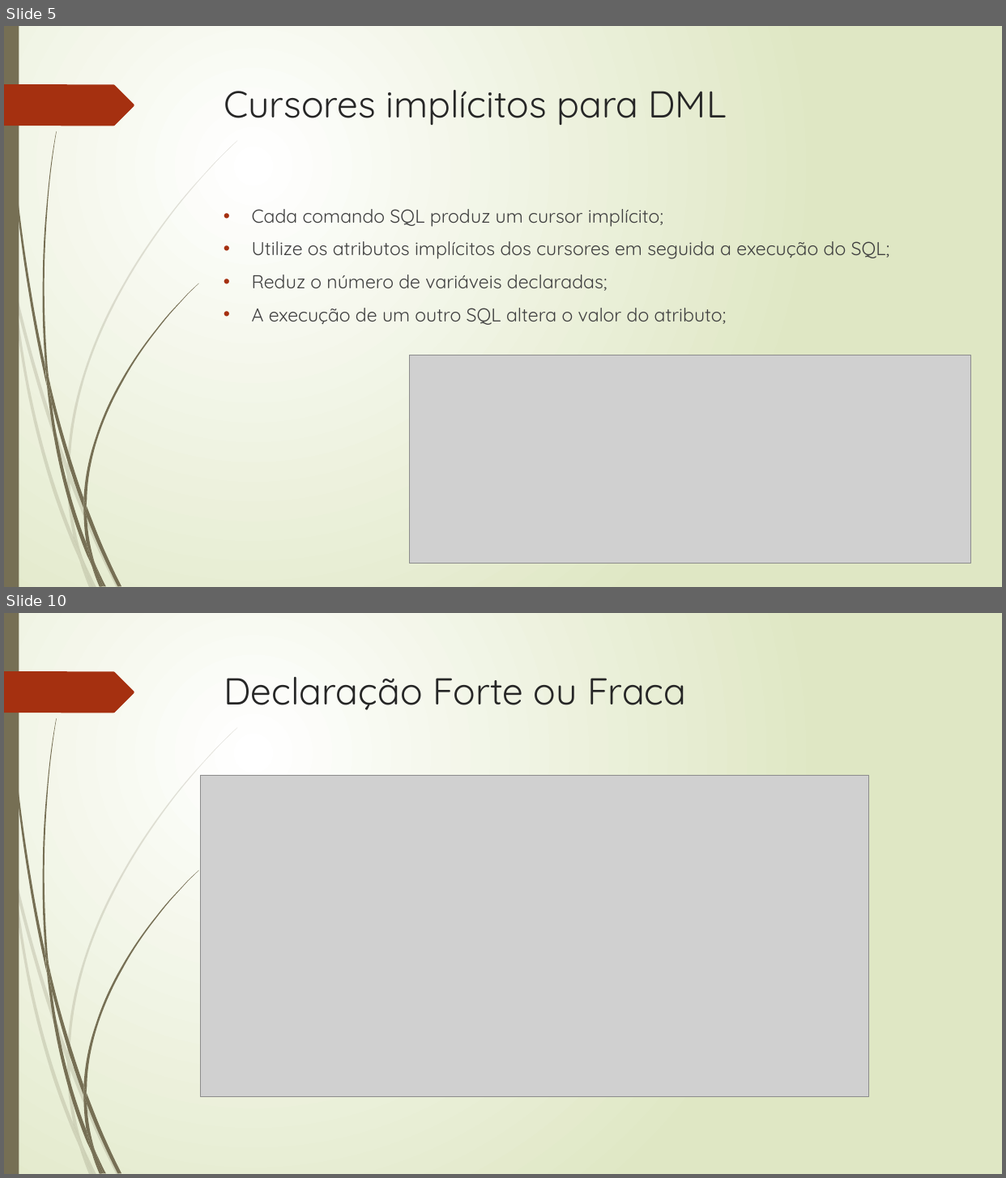
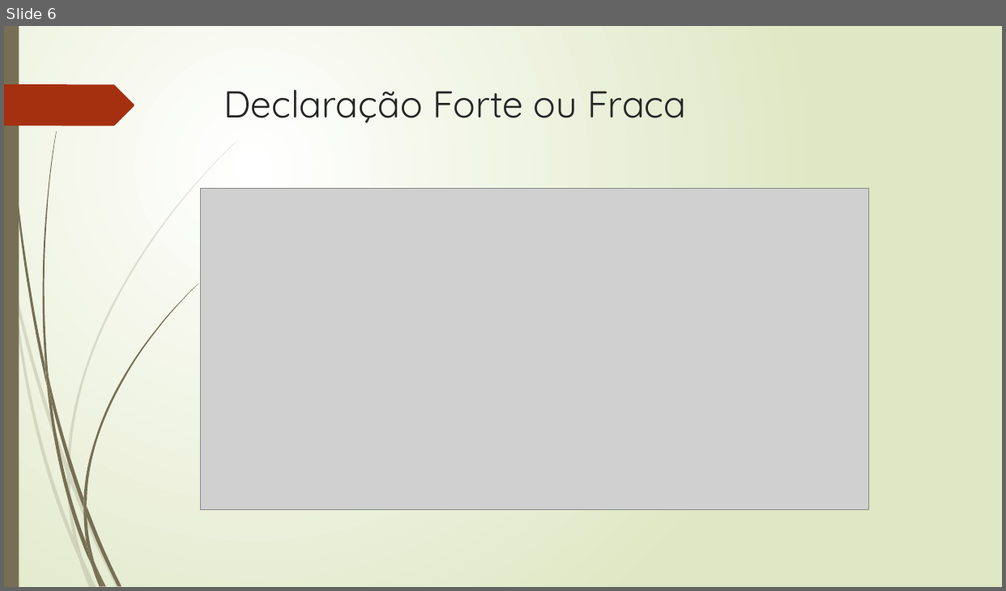
Before and after one commit to rpatricio-souza/Programacao_Avancada_de_Banco_de_Dados, a slide deck: Aula_05_Cursores.pptx. Shown one above the other, each under a label of ours: slides 5 and 10 before the commit, slide 6 after it; the slides between them are not shown. The pictures are 1006x1178 and 1006x591 pixels, drawn with LibreOffice and Linux fonts; fonts in the diff are those of the drawing; grey boxes stand for pictures. Boxes give left, top, right and bottom in pixels: in the first picture for what was removed or moved away, otherwise in the second. Text is boxed around its words. In the diff, an @@ line names an element or a change of style, - is before the commit and + after.

```diff
--- a/Aula_05_Cursores.pptx
+++ b/Aula_05_Cursores.pptx
@@ slide 5 removed at (4,26,1002,587), background gradient #FFFFFF to #DFE8C4; not listed: 24 template elements that a slide beside it also shows @@
@@ title removed at (224,90,727,125) @@
-Cursores implícitos para DML
@@ text removed at (252,209,890,325) @@
-• Cada comando SQL produz um cursor implícito;
-• Utilize os atributos implícitos dos cursores em seguida a execução do SQL;
-• Reduz o número de variáveis declaradas;
-• A execução de um outro SQL altera o valor do atributo;
@@ picture removed at (410,356,971,564) @@
@@ what was slide 10 is now slide 6 @@
```
Also in this commit, not shown: 14 slides changed, 2 slides added, 9 other slides removed, 3 other files.
